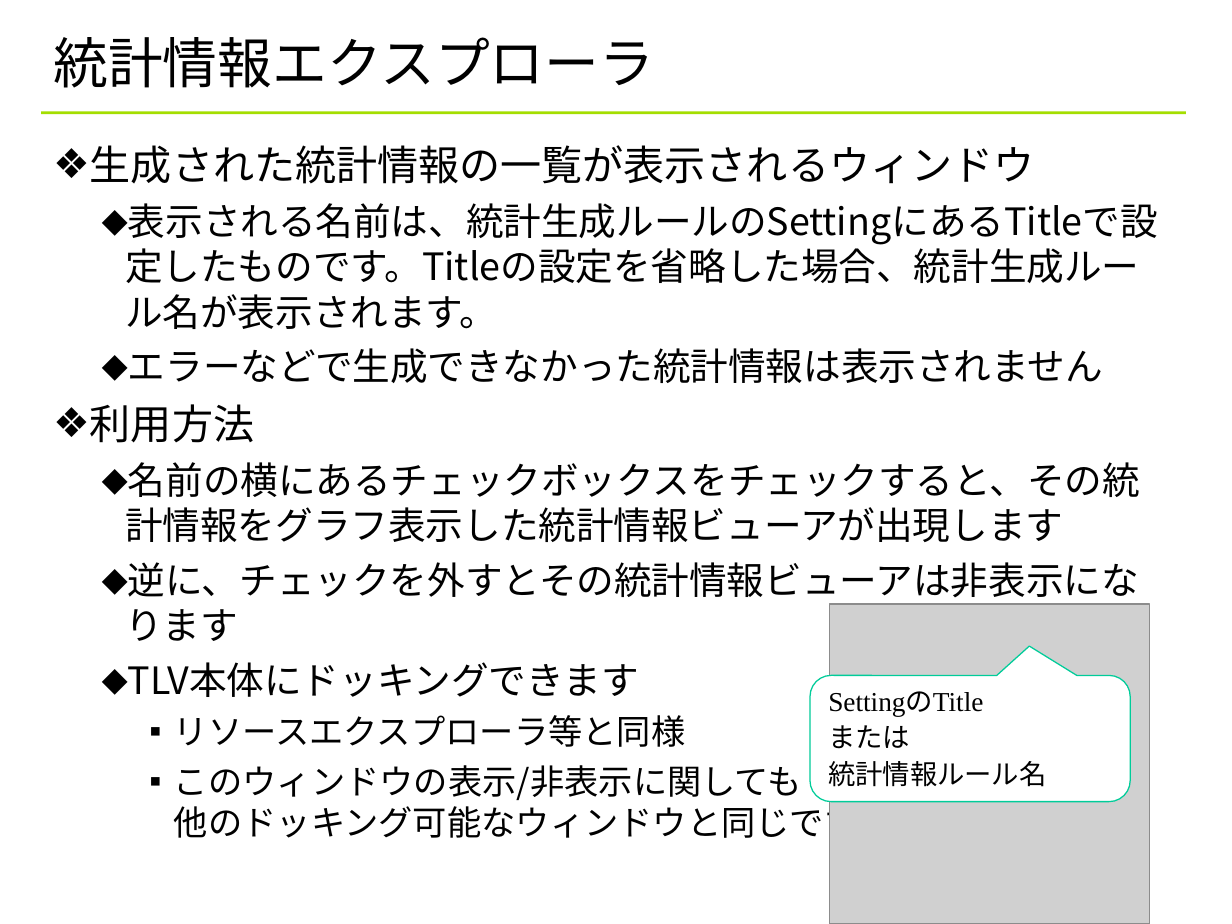
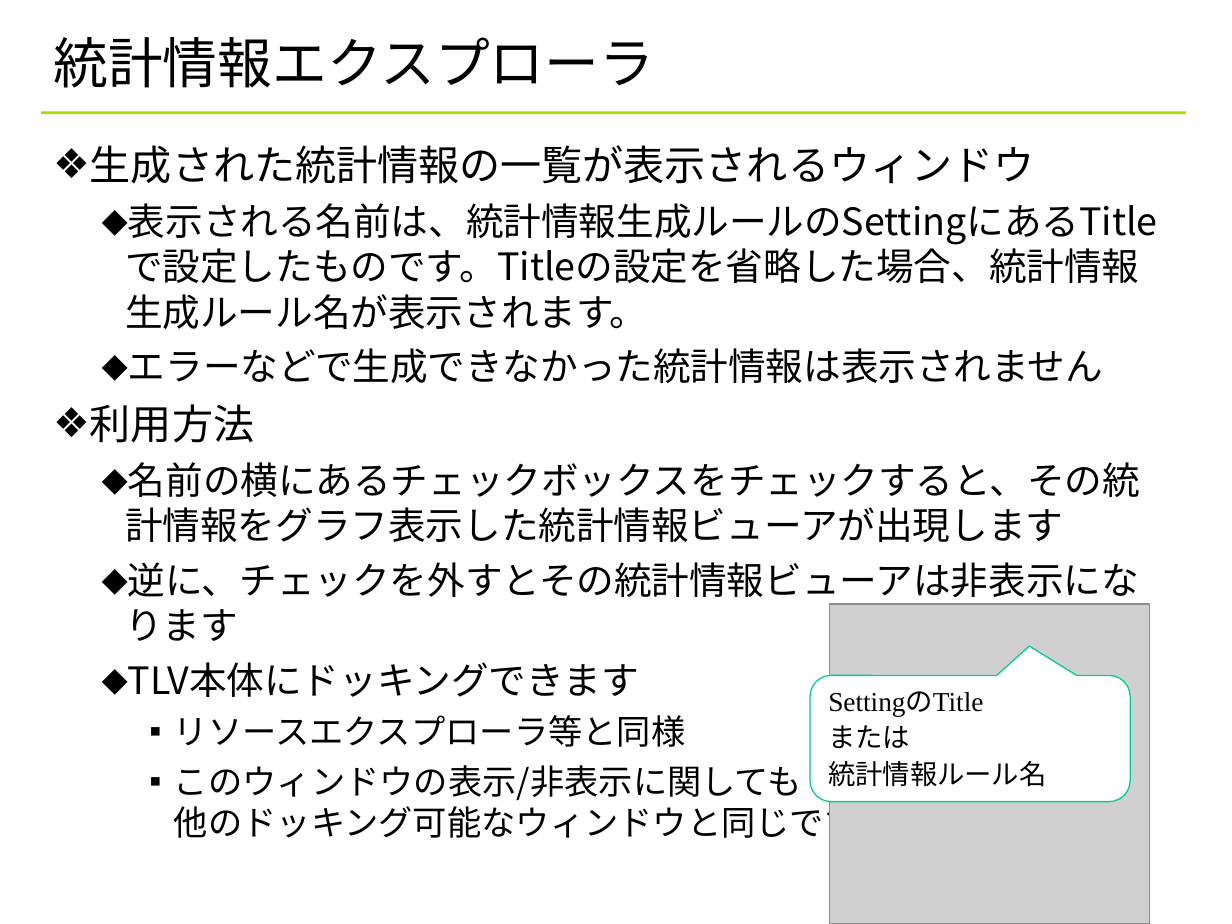
Before and after one commit to YixiaoLi/tlv4mc, a slide deck: slide 8 of doc/statistics_viewer_manual.ppt. Drawn at 1232x924 pixels with LibreOffice and Linux fonts; fonts in the diff are those of the drawing; grey boxes stand for pictures; background and template pictures are left out. Boxes give left, top, right and bottom in pixels: in the first picture for what was removed or moved away, otherwise in the second. Text is boxed around its words. In the diff, an @@ line names an element or a change of style, - is before the commit and + after.

Commit message:
名前変更：統計生成ルール→統計情報生成ルール ファイル構成の修正

```diff
--- a/doc/statistics_viewer_manual.ppt
+++ b/doc/statistics_viewer_manual.ppt
@@ text at (x1=125, y1=203, x2=1158, y2=329): text changed @@
-  ⬥ 表示される名前は、統計生成ルールのSettingにあるTitleで設定したものです。Titleの設定を省略した場合、統計生成ルール名が表示されます。
+  ⬥ 表示される名前は、統計情報生成ルールのSettingにあるTitleで設定したものです。Titleの設定を省略した場合、統計情報生成ルール名が表示されます。
```
Also in this commit, not shown: 15 other slides changed, 1 other file.
